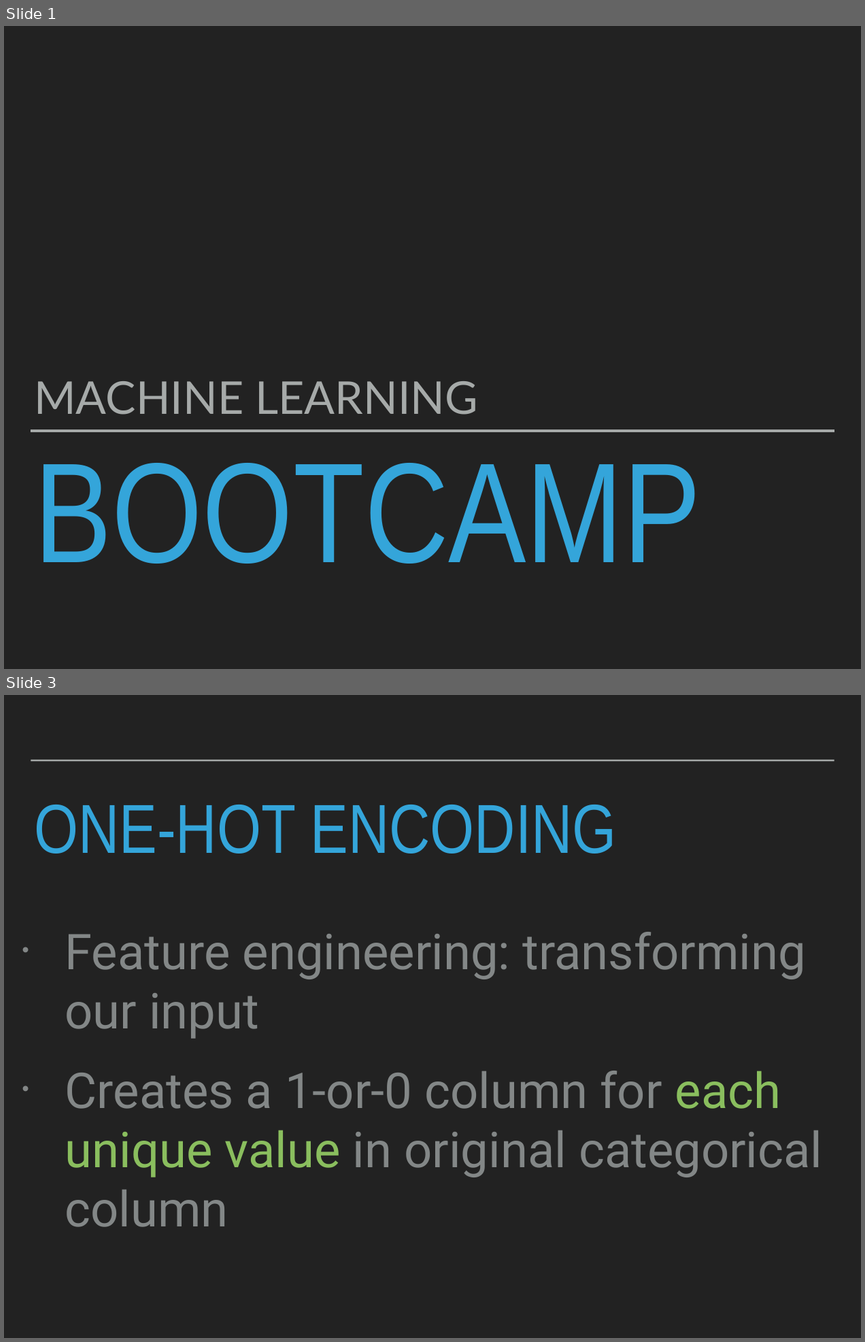
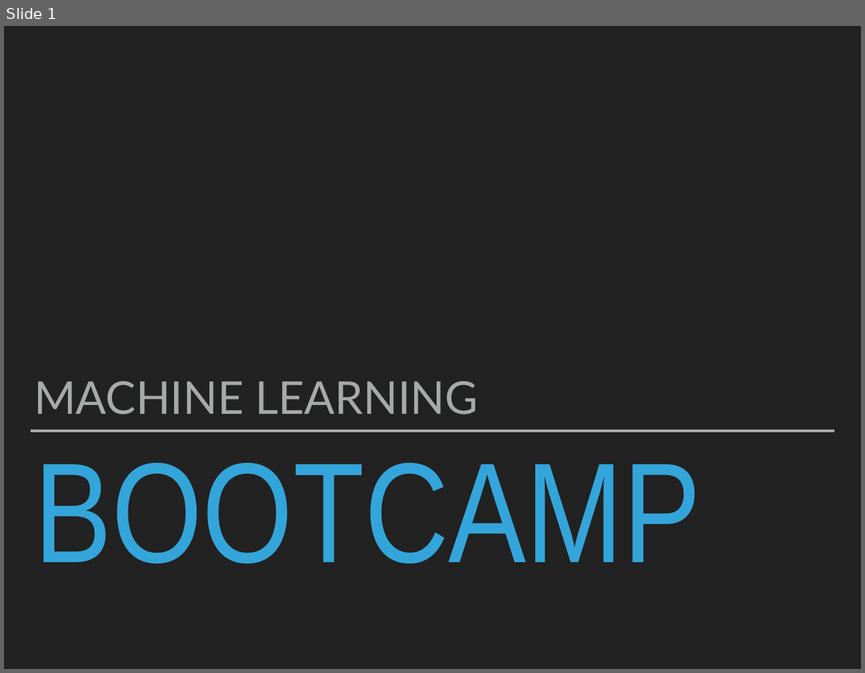
Before and after one commit to patricks1/noble-machine-learning, a slide deck: Session3/Session3_Slides.pptx. Shown one above the other, each under a label of ours: slides 1 and 3 before the commit, slide 1 after it; the slides between them are not shown. The pictures are 865x1342 and 865x673 pixels, drawn with LibreOffice and Linux fonts; fonts in the diff are those of the drawing. Boxes give left, top, right and bottom in pixels: in the first picture for what was removed or moved away, otherwise in the second. Text is boxed around its words. In the diff, an @@ line names an element or a change of style, - is before the commit and + after.

```diff
--- a/Session3/Session3_Slides.pptx
+++ b/Session3/Session3_Slides.pptx
@@ slide 3 removed at (x1=4, y1=695, x2=861, y2=1338), background #222222 @@
@@ line removed from (31, 761) to (834, 761) @@
@@ title removed at (x1=34, y1=804, x2=617, y2=853) @@
-ONE-HOT ENCODING
@@ text removed at (x1=65, y1=932, x2=822, y2=1227) @@
-• Feature engineering: transforming our input
-• Creates a 1-or-0 column for each unique value in original categorical column
```
Also in this commit, not shown: 4 slides changed, 25 slides added, 37 other slides removed, 4 other files.
